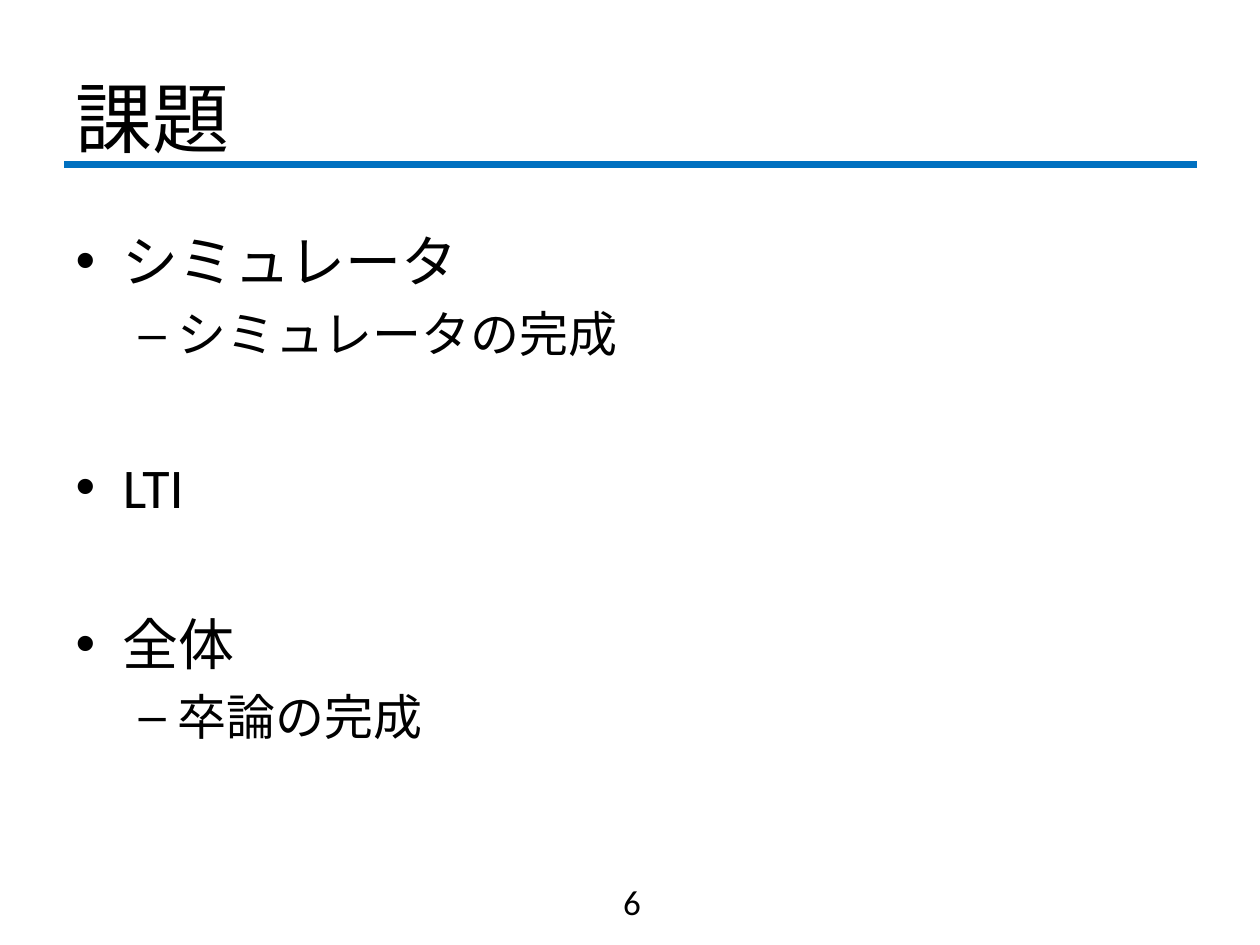
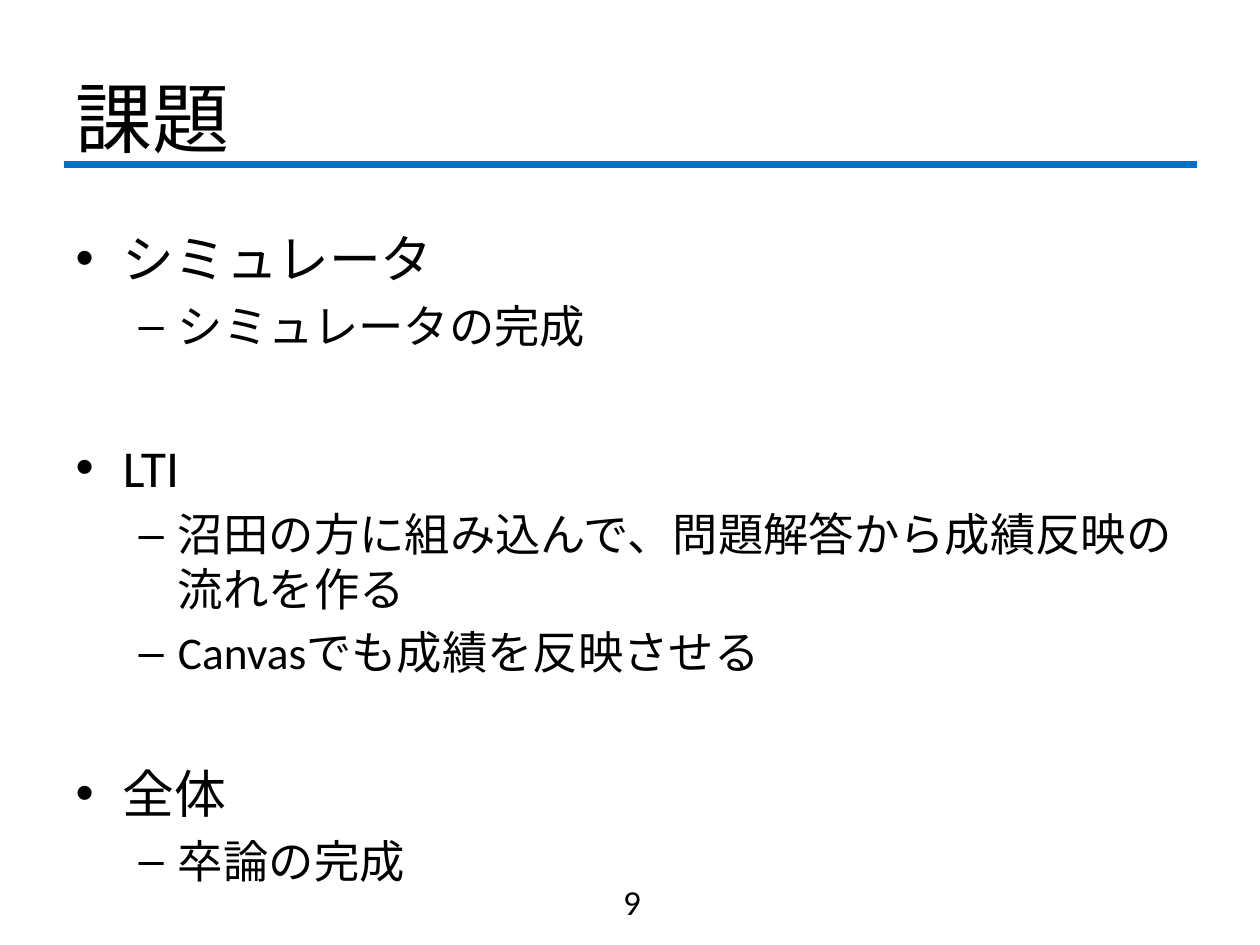
Before and after one commit to fujiLabo/fuji_simu, a slide deck: slide 9 of 1217進捗 (numa).pptx (slide 6 before the commit). Drawn at 1260x945 pixels with LibreOffice and Linux fonts; fonts in the diff are those of the drawing; background and template pictures are left out. Boxes give left, top, right and bottom in pixels: in the first picture for what was removed or moved away, otherwise in the second. Text is boxed around its words. In the diff, an @@ line names an element or a change of style, - is before the commit and + after.

```diff
--- a/1217進捗 (numa).pptx
+++ b/1217進捗 (numa).pptx
@@ text at (123,236,585,817): size 32 to 29.6 pt in "シミュレータ", "LTI", "全体"; size 28 to 25.9 pt in "シミュレータの完成", "卒論の完成" @@
@@ text at (178,512,1171,673): paragraphs added @@
+  – 沼田の方に組み込んで、問題解答から成績反映の流れを作る
+  – Canvasでも成績を反映させる
@@ page number at (623,892,641,915): text changed @@
-6
+9
```
Also in this commit, not shown: 3 slides added, 4 other files.
